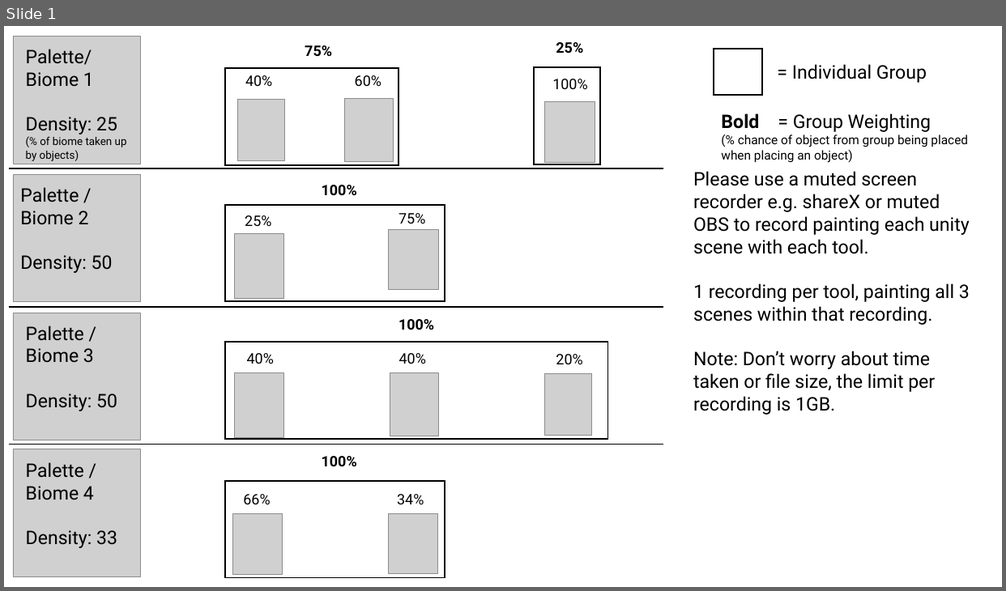
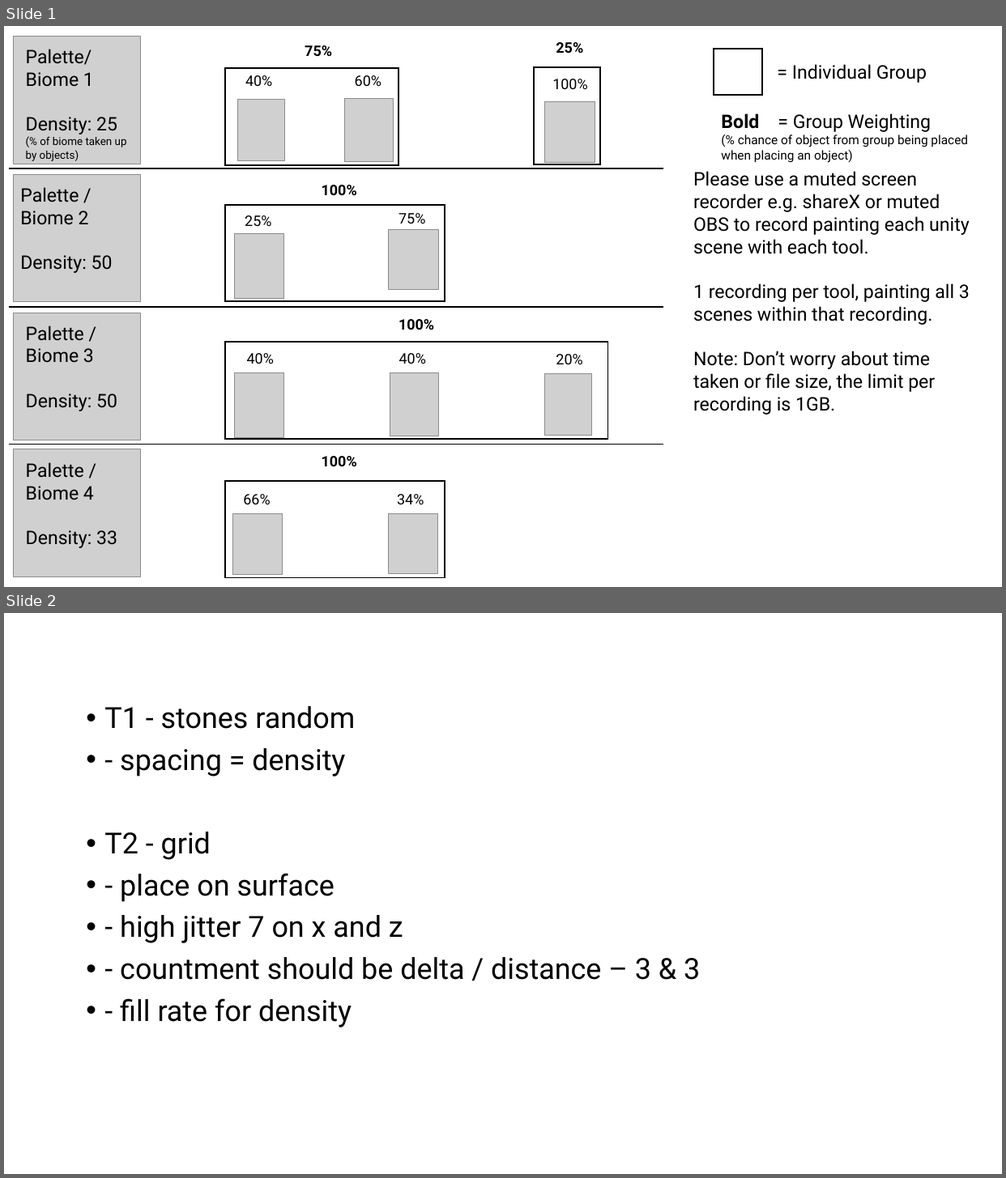
Before and after one commit to D761454/Tools-Development, a slide deck: PaletteInstructions.pptx. Shown one above the other, each under a label of ours: slide 1 before the commit, slides 1 and 2 after it. The pictures are 1006x591 and 1006x1178 pixels, drawn with LibreOffice and Linux fonts; fonts in the diff are those of the drawing; grey boxes stand for pictures. Boxes give left, top, right and bottom in pixels: in the first picture for what was removed or moved away, otherwise in the second. Text is boxed around its words. In the diff, an @@ line names an element or a change of style, - is before the commit and + after.

```diff
--- a/PaletteInstructions.pptx
+++ b/PaletteInstructions.pptx
@@ slide 2 added at [4,613,1002,1174], background #FFFFFF @@
@@ text added at [104,706,700,1028], 28 pt, text #000000 @@
+• T1 - stones random
+• - spacing = density
+• T2 - grid
+• - place on surface
+• - high jitter 7 on x and z
+• - countment should be delta / distance – 3 & 3
+• - fill rate for density
```
Also in this commit, not shown: 5 other files.
